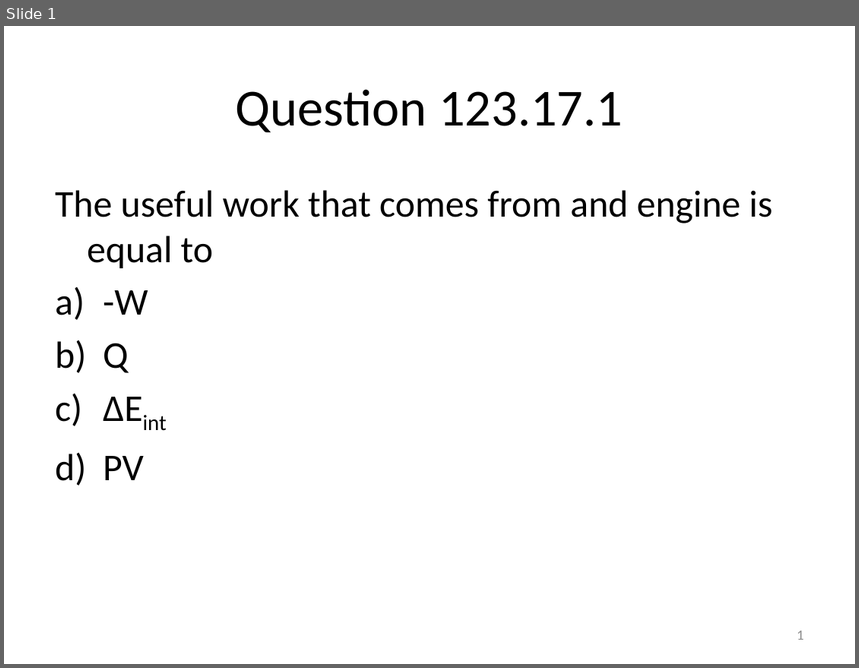
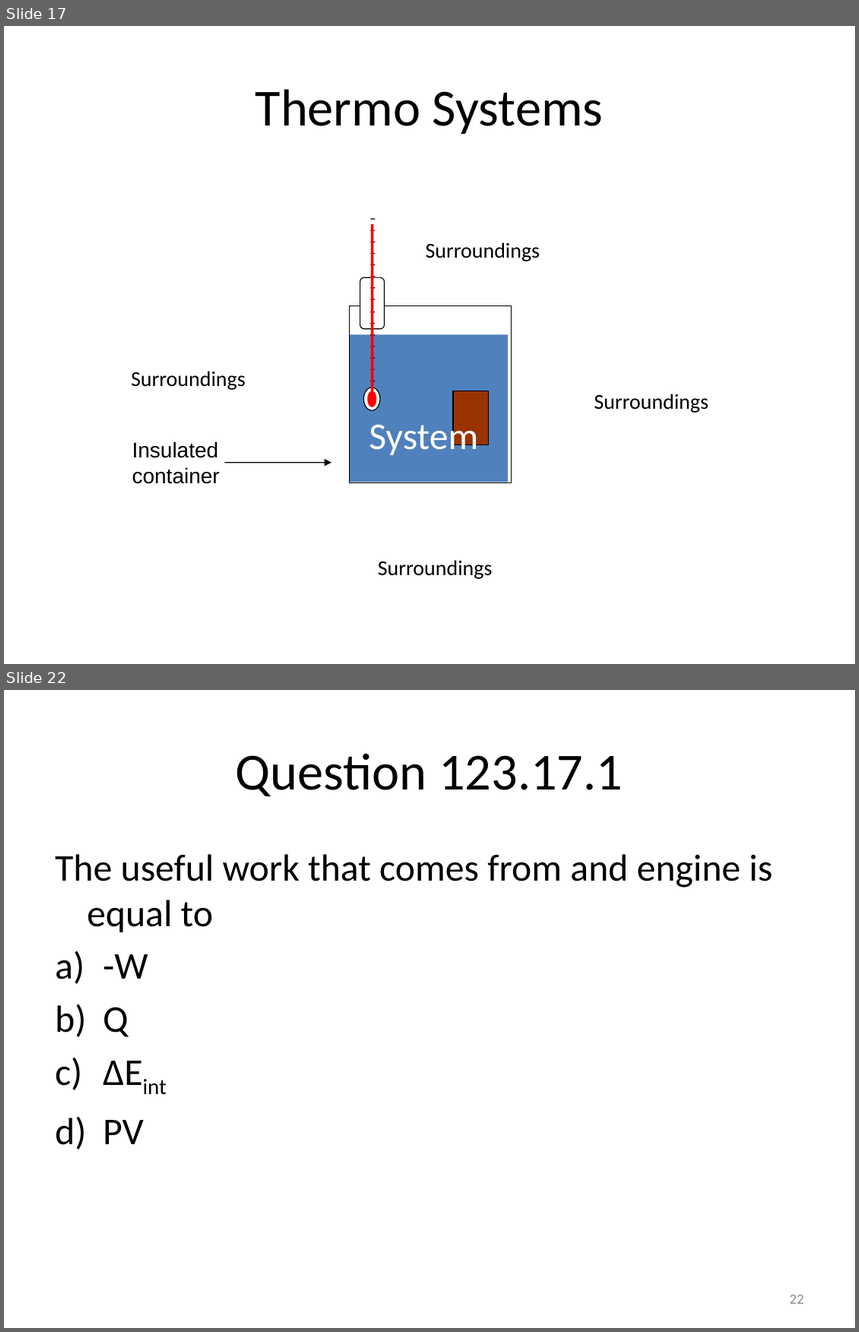
Before and after one commit to rtlines/Introductory-Physics-II, a slide deck: Lecture_Slides/PH 123 Lecture 33.pptx. Shown one above the other, each under a label of ours: slide 1 before the commit, slides 17 and 22 after it; the slides between them are not shown. The pictures are 859x668 and 859x1332 pixels, drawn with LibreOffice and Linux fonts; fonts in the diff are those of the drawing. Boxes give left, top, right and bottom in pixels: in the first picture for what was removed or moved away, otherwise in the second. Text is boxed around its words. In the diff, an @@ line names an element or a change of style, - is before the commit and + after.

```diff
--- a/Lecture_Slides/PH 123 Lecture 33.pptx
+++ b/Lecture_Slides/PH 123 Lecture 33.pptx
@@ slide 17 added at (4, 26, 855, 664), background #FFFFFF @@
@@ title added at (256, 89, 604, 134), 44 pt, text #000000 @@
+Thermo Systems
@@ group added at (364, 208, 380, 411): 16 lines, 2 ellipses, 1 rounded rectangle, 1 rectangle @@
@@ text added at (426, 243, 541, 262), 18 pt, text #000000 @@
+Surroundings
@@ rectangle added at (349, 306, 510, 483), fill #FFFFFF, outline #000000 0.75 pt @@
@@ rectangle added at (351, 335, 509, 482), fill #4F81BD @@
@@ text added at (131, 371, 246, 390), 18 pt, text #000000 @@
+Surroundings
@@ rectangle added at (453, 391, 488, 446), fill #993300, outline #000000 0.75 pt @@
@@ text added at (595, 394, 709, 413), 18 pt, text #000000 @@
+Surroundings
@@ text added at (369, 418, 478, 455), 32 pt, text #FFFFFF @@
+System
@@ text added at (132, 442, 220, 484), 18 pt, text #000000 @@
+Insulated container
@@ arrow added from (224, 463) to (332, 463), #000000 0.75 pt @@
@@ text added at (378, 560, 493, 579), 18 pt, text #000000 @@
+Surroundings
@@ what was slide 1 is now slide 22 @@
@@ page number at (790, 1295, 804, 1304): text changed @@
-1
+22
```
Also in this commit, not shown: 20 other slides added, 31 other files.
